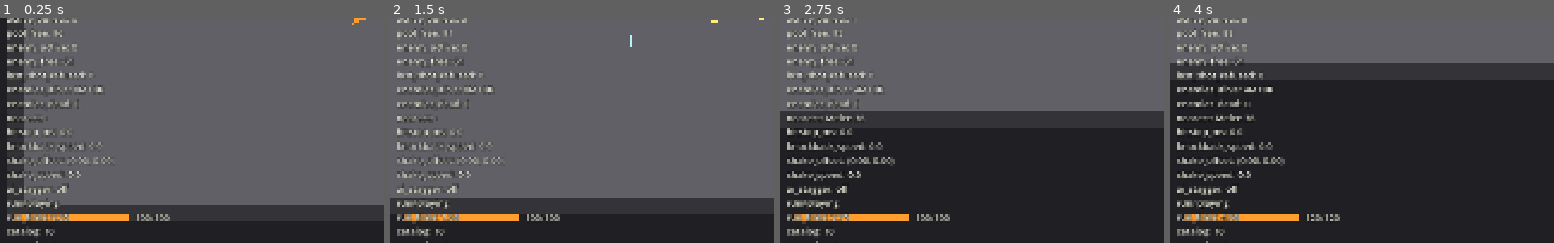
Above: before the commit, frames 1-4 (left to right).
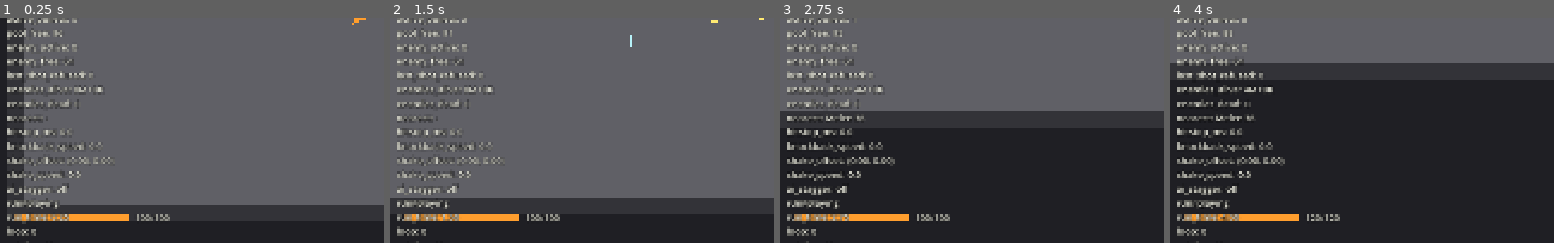
Above: after the commit, the same moments.

Repository: ZhiH2333/WPG
Game: Godot game, scene res://sandbox/combat_sandbox.tscn
The game is run twice, just before and just after one commit, with the same random seed, the same clock (stepped at 60 frames per second) and the same inputs.
Inputs (mouse positions are % of the whole screen's width and height, from its top left):
- Up to frame 1 (0.25 s): no input
- Up to frame 2 (1.5 s): tap Enter at 0.5 s; move the mouse to (75, 45) at 0.52 s; press the mouse at (75, 45) at 0.53 s; hold D (move_right) 0.53-1.28 s; move the mouse to (31, 55) at 1.27 s; release the mouse at (31, 55) at 1.28 s; hold S (move_down) from 1.28 s (still down); click (31, 55) at 1.35 s
- Up to frame 3 (2.75 s): move the mouse to (62, 28) at 2.02 s; release S (move_down) at 2.03 s; hold D (move_right) from 2.03 s (still down); hold 1 (weapon_pistol) from 2.03 s (still down); click (62, 28) at 2.3 s
- Up to frame 4 (4 s): move the mouse to (47, 70) at 2.77 s; release D (move_right) at 2.78 s; release 1 (weapon_pistol) at 2.78 s; hold U (debug_grant_upgrade) 2.78-3.53 s; tap 3 (weapon_rifle) at 2.85 s; click (47, 70) at 3.05 s; move the mouse to (83, 65) at 3.52 s; hold A (move_left) from 3.53 s (still down); hold 2 (weapon_shotgun) from 3.53 s (still down); click (83, 65) at 3.8 s
The pictures show only the part of the screen within x 0-50%, y 50-100%; the shares and areas given below are measured in that part.

The runs differ from the first frame. In frame 1, 0.3% of the frame differs, in the area x 1-15%, y 92-100%; in frame 2, 0.3%; in frame 3, 0.3%; in frame 4, 0.3%.

Commit message:
:sparkles: multi-rounds

Diff:
--- a/arena/run_session.gd
+++ b/arena/run_session.gd
@@ -1,7 +1,7 @@
 extends Node
 class_name RunSession
 
-## 本局状态：只观察玩家是否死亡、句读是否打完。禁止镜像 HP，禁止暂停场景树。
+## 本局状态：只观察玩家是否死亡。禁止镜像 HP，禁止暂停场景树。P8 后仍 playing，由沙盒再开一轮。
 enum Outcome { PLAYING, DEAD, CLEARED }
 
 var _player: Player
@@ -11,6 +11,7 @@
 var _elapsed_sec: float = 0.0
 var _owned_ids: PackedStringArray = PackedStringArray()
 var _rng: RandomNumberGenerator = RandomNumberGenerator.new()
+var _loop_index: int = 0
 
 func bind_player(player: Player) -> void:
 	_player = player
@@ -49,10 +50,18 @@
 		picked.append(pool[i])
 	return picked
 
+func notify_phrase_loop() -> void:
+	_loop_index += 1
+	_outcome = Outcome.PLAYING
+
+func get_loop_index() -> int:
+	return _loop_index
+
 func restart() -> void:
 	_outcome = Outcome.PLAYING
 	_elapsed_sec = 0.0
 	_owned_ids.clear()
+	_loop_index = 0
 	_rng.randomize()
 
 func tick(delta: float) -> void:
@@ -61,9 +70,6 @@
 	_elapsed_sec += delta
 	if _player != null and _player.is_defeated():
 		_outcome = Outcome.DEAD
-		return
-	if _encounter != null and _encounter.is_done():
-		_outcome = Outcome.CLEARED
 
 func get_outcome() -> Outcome:
 	return _outcome
--- a/debug/debug_overlay.gd
+++ b/debug/debug_overlay.gd
@@ -86,7 +86,7 @@
 	var fps: int = Engine.get_frames_per_second()
 	var velocity: Vector2 = _read_velocity()
 	var weapon: Weapon = _read_weapon()
-	return "weapon: %s\nmove_vector: %s\naim_vector: %s\nfire_h …(404 unchanged characters)… i_stagger: %s\nrun: %s\nrun_time: %.2f\ncatalog: %d\nupgrades: %d\ngrant: U\nlas …(144 unchanged characters)…
+	return "weapon: %s\nmove_vector: %s\naim_vector: %s\nfire_h …(404 unchanged characters)… i_stagger: %s\nrun: %s\nrun_time: %.2f\nloop: %d\ncatalog: %d\nupgrades: %d\ngrant: U\nlas …(144 unchanged characters)…
 		_read_weapon_name(weapon),
 		_format_vector(_player_input.move_vector),
 		_format_vector(_player_input.aim_vector),
@@ -117,6 +117,7 @@
 		AI_STAGGER_LABEL,
 		_read_run_label(),
 		_read_run_time(),
+		_read_loop_index(),
 		_read_catalog_count(),
 		_read_owned_upgrades(),
 		_last_grant_id,
@@ -214,6 +215,11 @@
 	if _run_session == null:
 		return 0.0
 	return _run_session.get_elapsed_sec()
+
+func _read_loop_index() -> int:
+	if _run_session == null:
+		return 0
+	return _run_session.get_loop_index()
 
 func _read_catalog_count() -> int:
 	if _run_session == null:
--- a/sandbox/combat_sandbox.gd
+++ b/sandbox/combat_sandbox.gd
@@ -46,6 +46,8 @@
 		_open_offer_if_needed()
 	if _upgrade_offer.is_open() and _player.is_defeated():
 		_abort_offer()
+	if _run_session.is_playing() and not _player.is_defeated() and _encounter.is_done():
+		_loop_phrases()
 	_run_session.tick(delta)
 
 func _unhandled_input(event: InputEvent) -> void:
@@ -124,6 +126,13 @@
 	for enemy: EnemyBase in _enemies:
 		enemy.hold_in_reserve()
 
+func _loop_phrases() -> void:
+	_projectiles.park_all()
+	_enemy_projectiles.park_all()
+	_hold_all_in_reserve()
+	_encounter.restart()
+	_run_session.notify_phrase_loop()
+
 func _reset_sandbox() -> void:
 	if _upgrade_offer.is_open():
 		_close_offer()
Not shown, changed: README.md
